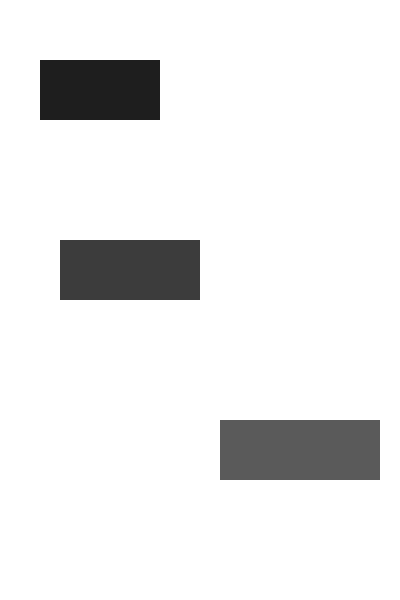
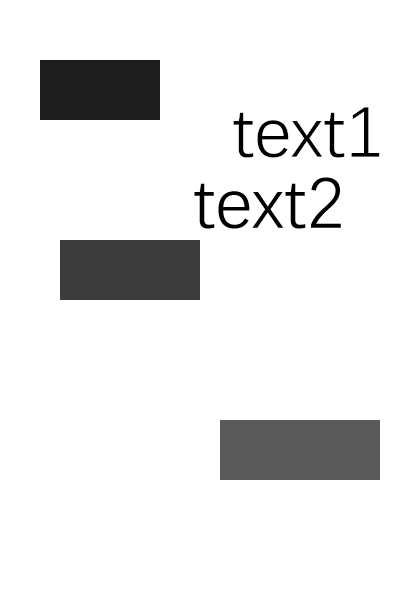
Comparing the layer stacks of the two 400 x 600 images. Changes:
added layer "text2" above "text1" over [194, 177, 341, 229]
added layer "text1" above "hidden_draft" over [233, 107, 380, 158]